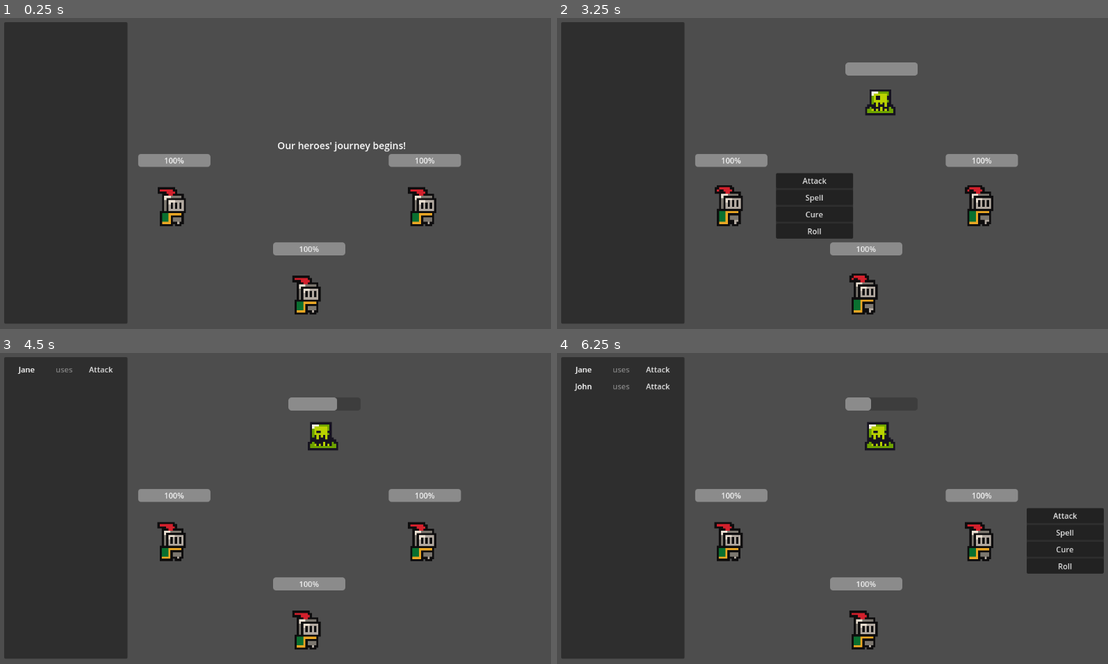
Above: before the commit, frames 1-4 (two rows, left to right).
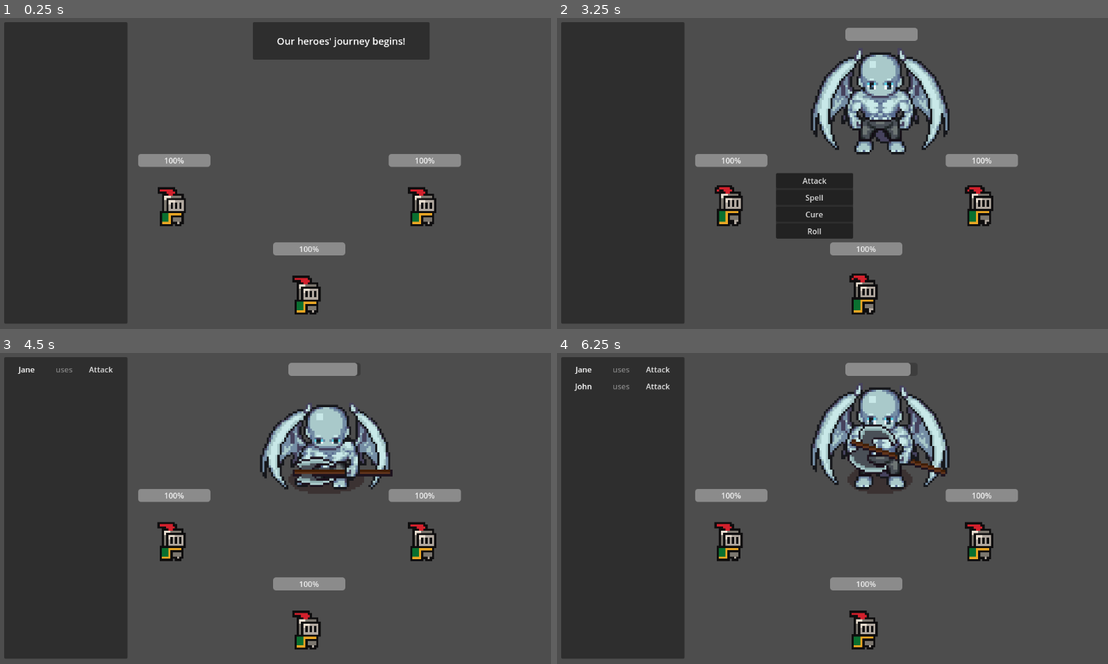
Above: after the commit, the same moments.

Repository: jhobz/rpg-prototype
Game: Godot game, scene res://scenes/game.tscn
The game is run twice, just before and just after one commit, with the same random seed, the same clock (stepped at 60 frames per second) and the same inputs.
Inputs:
- Up to frame 1 (0.25 s): no input
- Up to frame 2 (3.25 s): tap Enter at 0.5 s
- Up to frame 3 (4.5 s): click "Attack" at 3.5 s
- Up to frame 4 (6.25 s): click "Attack" at 5 s

The runs differ from the first frame. In frame 1, 4.0% of the frame differs, in the area x 45-78%, y 1-44%; in frame 2, 5.7%; in frame 3, 5.3%; in frame 4, 8.7%, in the area x 46-100%, y 3-71%.

Commit message:
adjust status positioning

Diff:
--- /dev/null
+++ b/data/Runs/debug_run.tres
@@ -0,0 +1,10 @@
+[gd_resource type="Resource" script_class="Run" load_steps=4 format=3 uid="uid://donyrf18cmxg7"]
+
+[ext_resource type="Script" uid="uid://x4q8y71eujst" path="res://logic/encounter.gd" id="1_xrq1s"]
+[ext_resource type="Resource" uid="uid://pd3aoo5q0qmi" path="res://data/Encounters/encounter_boss.tres" id="7_txhtc"]
+[ext_resource type="Script" uid="uid://bh2p5luwuetxt" path="res://logic/run.gd" id="8_wrxg3"]
+
+[resource]
+script = ExtResource("8_wrxg3")
+encounters = Array[ExtResource("1_xrq1s")]([ExtResource("7_txhtc")])
+metadata/_custom_type_script = "uid://bh2p5luwuetxt"
--- a/logic/game_states/BattleSetup.gd
+++ b/logic/game_states/BattleSetup.gd
@@ -18,10 +18,10 @@
 func enter():
 	if next_battle < encounter.battles.size():
 		%Status.text = "An enemy is approaching!"
-		%Status.visible = true
+		%StatusContainer.visible = true
 
 func exit():
-	%Status.visible = false
+	%StatusContainer.visible = false
 	pass
 
 func process(_delta: float) -> State:
--- a/logic/game_states/EncounterComplete.gd
+++ b/logic/game_states/EncounterComplete.gd
@@ -4,10 +4,10 @@
 
 func enter():
 	%Status.text = "You've defeated the enemies!"
-	%Status.visible = true
+	%StatusContainer.visible = true
 
 func exit():
-	%Status.visible = false
+	%StatusContainer.visible = false
 
 func process(_delta: float) -> State:
 	if time_active >= 2:
--- a/logic/game_states/EncounterSetup.gd
+++ b/logic/game_states/EncounterSetup.gd
@@ -18,16 +18,16 @@
 
 	if current_encounter == 0:
 		%Status.text = "Our heroes' journey begins!"
-		%Status.visible = true
+		%StatusContainer.visible = true
 		for character in CharacterManager.player_characters:
 			character.refill_hp()
 			character.visible = true
 	elif current_encounter < run.encounters.size():
 		%Status.text = "More enemies have been spotted!"
-		%Status.visible = true
+		%StatusContainer.visible = true
 
 func exit():
-	%Status.visible = false
+	%StatusContainer.visible = false
 
 func process(_delta: float) -> State:
 	if current_encounter >= run.encounters.size():
--- a/logic/game_states/RunComplete.gd
+++ b/logic/game_states/RunComplete.gd
@@ -2,10 +2,10 @@
 
 func enter():
 	%Status.text = "You've done it! All of the enemies have been defeated forever!"
-	%Status.visible = true
+	%StatusContainer.visible = true
 
 func exit():
-	%Status.visible = false
+	%StatusContainer.visible = false
 
 func process(_delta: float) -> State:
 	return null
--- a/logic/game_states/RunFailed.gd
+++ b/logic/game_states/RunFailed.gd
@@ -5,10 +5,10 @@
 
 func enter():
 	%Status.text = "Alas, all of our heroes have perished..."
-	%Status.visible = true
+	%StatusContainer.visible = true
 
 func exit():
-	%Status.visible = false
+	%StatusContainer.visible = false
 
 func process(_delta: float) -> State:
 	if time_active < 5:
--- a/logic/game_states/RunResults.gd
+++ b/logic/game_states/RunResults.gd
@@ -6,13 +6,15 @@
 
 func enter():
 	%Status.text = "The party perished! But the adventure does not end there...\nUse the left panel to modify your moves and try again!"
-	%Status.visible = true
+	%StatusContainer.size_flags_vertical = Control.SizeFlags.SIZE_FILL
+	%StatusContainer.visible = true
 	%Instructions.toggle_input(true)
 	%RunResultsPanel.visible = true
 	ready_for_next_run = false
 
 func exit():
-	%Status.visible = false
+	%StatusContainer.visible = false
+	%StatusContainer.size_flags_vertical = Control.SizeFlags.SIZE_SHRINK_BEGIN
 	%RunResultsPanel.visible = false
 
 func process(_delta: float) -> State:
--- a/scenes/game.tscn
+++ b/scenes/game.tscn
@@ -1,9 +1,10 @@
-[gd_scene load_steps=23 format=3 uid="uid://b33y6mn6fv2mw"]
+[gd_scene load_steps=25 format=3 uid="uid://b33y6mn6fv2mw"]
 
 [ext_resource type="Script" uid="uid://c4t4igimji1m2" path="res://logic/state_machine.gd" id="1_lbhrr"]
 [ext_resource type="Script" uid="uid://da38x83w6ofja" path="res://scenes/game_manager.gd" id="1_uwrxv"]
 [ext_resource type="Script" uid="uid://uf3whsb6co7i" path="res://logic/game_states/EncounterSetup.gd" id="3_ir15t"]
 [ext_resource type="Script" uid="uid://bfays8ylln5is" path="res://logic/game_states/BattleIdle.gd" id="3_u5sy4"]
+[ext_resource type="Resource" uid="uid://donyrf18cmxg7" path="res://data/Runs/debug_run.tres" id="4_37s47"]
 [ext_resource type="Script" uid="uid://p7m0esl5q5im" path="res://logic/game_states/BattleSetup.gd" id="4_ca42v"]
 [ext_resource type="Script" uid="uid://csoovgukgfds2" path="res://logic/game_states/CharacterTurn.gd" id="4_gee14"]
 [ext_resource type="Script" uid="uid://mkypjgonbgn7" path="res://logic/turn_states/turn_start.gd" id="7_264po"]
@@ -22,6 +23,9 @@
 [ext_resource type="Script" uid="uid://d246jol7cepep" path="res://scenes/Character/character_group.gd" id="18_1kice"]
 [ext_resource type="Script" uid="uid://daadsqqlq05r5" path="res://scenes/Character/Actions/nothing.gd" id="18_264po"]
 
+[sub_resource type="StyleBoxFlat" id="StyleBoxFlat_37s47"]
+bg_color = Color(0.180392, 0.180392, 0.180392, 1)
+
 [sub_resource type="StyleBoxFlat" id="StyleBoxFlat_1kice"]
 content_margin_left = 50.0
 content_margin_right = 50.0
@@ -49,6 +53,7 @@
 
 [node name="EncounterSetup" type="Node" parent="GameStateMachine" node_paths=PackedStringArray("battle_setup_state", "run_complete_state")]
 script = ExtResource("3_ir15t")
+run = ExtResource("4_37s47")
 battle_setup_state = NodePath("../BattleSetup")
 run_complete_state = NodePath("../RunComplete")
 metadata/_custom_type_script = "uid://drjq2ahjmnkhw"
@@ -121,6 +126,8 @@
 metadata/_custom_type_script = "uid://drjq2ahjmnkhw"
 
 [node name="Control" type="Control" parent="."]
+visibility_layer = 2
+z_index = 1
 layout_mode = 3
 anchors_preset = 0
 offset_left = -576.0
@@ -226,28 +233,32 @@
 mouse_default_cursor_shape = 2
 text = "Hate"
 
-[node name="BoxContainer" type="BoxContainer" parent="Control/MarginContainer/HSplitContainer"]
-layout_mode = 2
-size_flags_horizontal = 3
-
-[node name="RunResultsPanel" type="GridContainer" parent="Control/MarginContainer/HSplitContainer/BoxContainer"]
-unique_name_in_owner = true
-visible = false
-layout_mode = 2
-size_flags_horizontal = 3
-
-[node name="MarginContainer" type="MarginContainer" parent="Control/MarginContainer/HSplitContainer/BoxContainer/RunResultsPanel"]
+[node name="MarginContainer" type="MarginContainer" parent="Control/MarginContainer/HSplitContainer"]
+layout_mode = 2
+
+[node name="BoxContainer" type="BoxContainer" parent="Control/MarginContainer/HSplitContainer/MarginContainer"]
+layout_mode = 2
+size_flags_horizontal = 3
+
+[node name="RunResultsPanel" type="GridContainer" parent="Control/MarginContainer/HSplitContainer/MarginContainer/BoxContainer"]
+unique_name_in_owner = true
+visible = false
+layout_mode = 2
+size_flags_horizontal = 3
+
+[node name="MarginContainer" type="MarginContainer" parent="Control/MarginContainer/HSplitContainer/MarginContainer/BoxContainer/RunResultsPanel"]
 layout_mode = 2
 size_flags_horizontal = 3
 size_flags_vertical = 3
 theme_override_constants/margin_bottom = 10
 
-[node name="Panel" type="Panel" parent="Control/MarginContainer/HSplitContainer/BoxContainer/RunResultsPanel/MarginContainer"]
+[node name="Panel" type="Panel" parent="Control/MarginContainer/HSplitContainer/MarginContainer/BoxContainer/RunResultsPanel/MarginContainer"]
 custom_minimum_size = Vector2(0, 550)
 layout_mode = 2
 size_flags_horizontal = 3
-
-[node name="NextRunButton" type="Button" parent="Control/MarginContainer/HSplitContainer/BoxContainer/RunResultsPanel"]
+theme_override_styles/panel = SubResource("StyleBoxFlat_37s47")
+
+[node name="NextRunButton" type="Button" parent="Control/MarginContainer/HSplitContainer/MarginContainer/BoxContainer/RunResultsPanel"]
 layout_mode = 2
 size_flags_horizontal = 8
 size_flags_vertical = 3
@@ -257,22 +268,28 @@
 icon_alignment = 2
 expand_icon = true
 
-[node name="Status" type="Label" parent="Control"]
-unique_name_in_owner = true
-top_level = true
-z_index = 1
-layout_mode = 1
-anchors_preset = -1
-anchor_left = 0.117188
-anchor_top = -0.0895062
-anchor_right = 0.117188
-anchor_bottom = -0.0895062
-offset_left = -215.0
-offset_top = -14.0
-offset_right = 215.0
-offset_bottom = 14.0
-grow_horizontal = 2
-grow_vertical = 2
+[node name="StatusContainer" type="CenterContainer" parent="Control/MarginContainer/HSplitContainer/MarginContainer"]
+unique_name_in_owner = true
+visible = false
+layout_mode = 2
+size_flags_horizontal = 3
+size_flags_vertical = 0
+
+[node name="PanelContainer" type="PanelContainer" parent="Control/MarginContainer/HSplitContainer/MarginContainer/StatusContainer"]
+layout_mode = 2
+
+[node name="MarginContainer" type="MarginContainer" parent="Control/MarginContainer/HSplitContainer/MarginContainer/StatusContainer/PanelContainer"]
+layout_mode = 2
+theme_override_constants/margin_left = 50
+theme_override_constants/margin_top = 25
+theme_override_constants/margin_right = 50
+theme_override_constants/margin_bottom = 25
+
+[node name="Status" type="Label" parent="Control/MarginContainer/HSplitContainer/MarginContainer/StatusContainer/PanelContainer/MarginContainer"]
+unique_name_in_owner = true
+visibility_layer = 2
+z_index = 2
+layout_mode = 2
 size_flags_horizontal = 3
 theme_override_font_sizes/font_size = 20
 text = "An enemy is approaching!"
@@ -298,7 +315,7 @@
 [node name="Players" type="Node" parent="Characters"]
 script = ExtResource("18_1kice")
 
-[node name="Knight" parent="Characters/Players" instance=ExtResource("13_kvuet")]
+[node name="Jane" parent="Characters/Players" instance=ExtResource("13_kvuet")]
 position = Vector2(-216, 56)
 char_name = "Jane"
 
@@ -306,7 +323,7 @@
 position = Vector2(64, 240)
 char_name = "John"
 
-[node name="OtherOne" parent="Characters/Players" instance=ExtResource("13_kvuet")]
+[node name="Jill" parent="Characters/Players" instance=ExtResource("13_kvuet")]
 position = Vector2(304, 56)
 char_name = "Jill"
 
@@ -316,4 +333,4 @@
 [connection signal="encounter_started" from="GameStateMachine/EncounterSetup" to="GameManager" method="_on_encounter_setup_encounter_started"]
 [connection signal="turn_active" from="GameStateMachine/CharacterTurn" to="GameManager" method="_on_character_turn_turn_active"]
 [connection signal="pressed" from="Control/MarginContainer/Commands/PanelContainer/VBoxContainer/PlaybackButton" to="GameManager" method="_on_playback_button_pressed"]
-[connection signal="pressed" from="Control/MarginContainer/HSplitContainer/BoxContainer/RunResultsPanel/NextRunButton" to="GameStateMachine/RunResults" method="_on_next_run_button_pressed"]
+[connection signal="pressed" from="Control/MarginContainer/HSplitContainer/MarginContainer/BoxContainer/RunResultsPanel/NextRunButton" to="GameStateMachine/RunResults" method="_on_next_run_button_pressed"]
